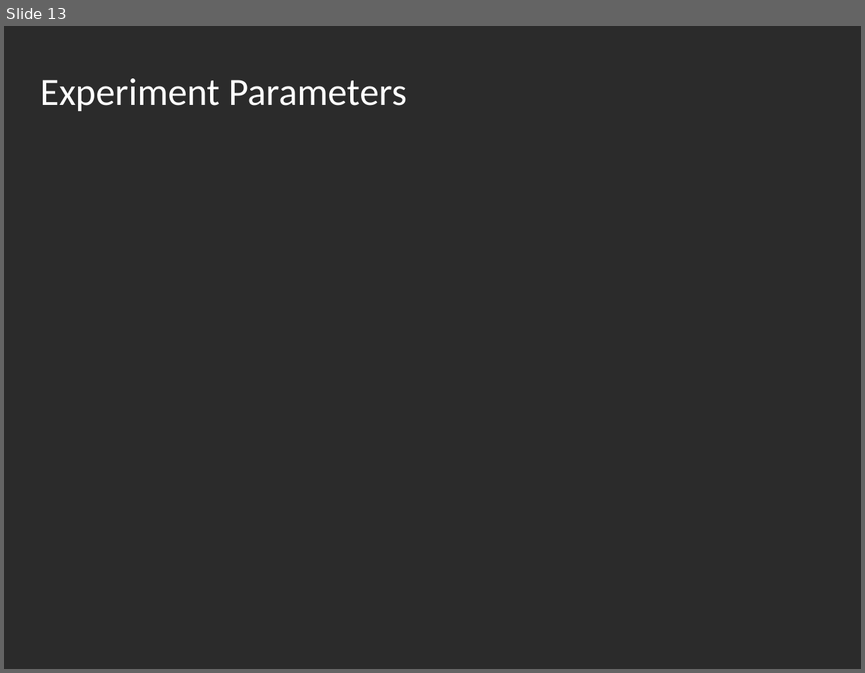
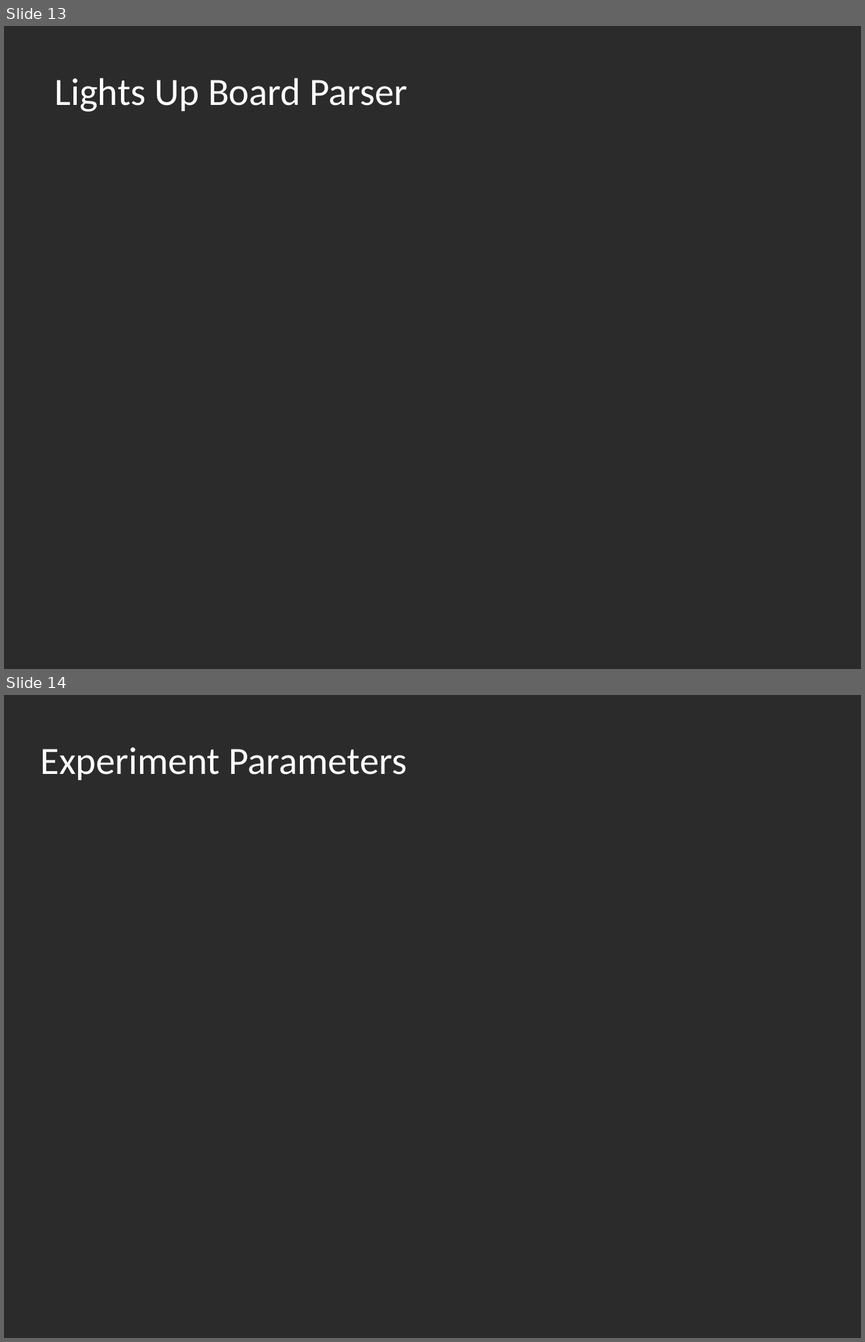
Before and after one commit to LironAvr/EvolutionaryLightsUp, a slide deck: presentation.pptx. Shown one above the other, each under a label of ours: slide 13 before the commit, slides 13 and 14 after it. The pictures are 865x673 and 865x1342 pixels, drawn with LibreOffice and Linux fonts; fonts in the diff are those of the drawing; background and template pictures are left out; a plain dark background stands for a picture behind light text. Boxes give left, top, right and bottom in pixels: in the first picture for what was removed or moved away, otherwise in the second. Text is boxed around its words. In the diff, an @@ line names an element or a change of style, - is before the commit and + after.

Commit message:
updated presentation

```diff
--- a/presentation.pptx
+++ b/presentation.pptx
@@ slide 13 added at (4,26,861,669), background picture (left out) @@
@@ title added at (54,78,407,112), 32.4 pt, text #FFFFFF @@
+Lights Up Board Parser
@@ what was slide 13 is now slide 14 @@
```
